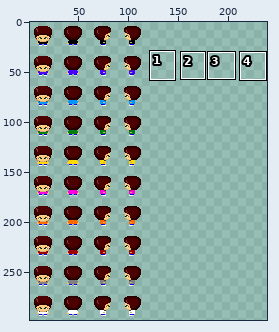
File history of a sprite sheet, app/static/charsheet.png. The picture above shows the old version from afar; the outline marks the close-up.
Close-up. As it was:
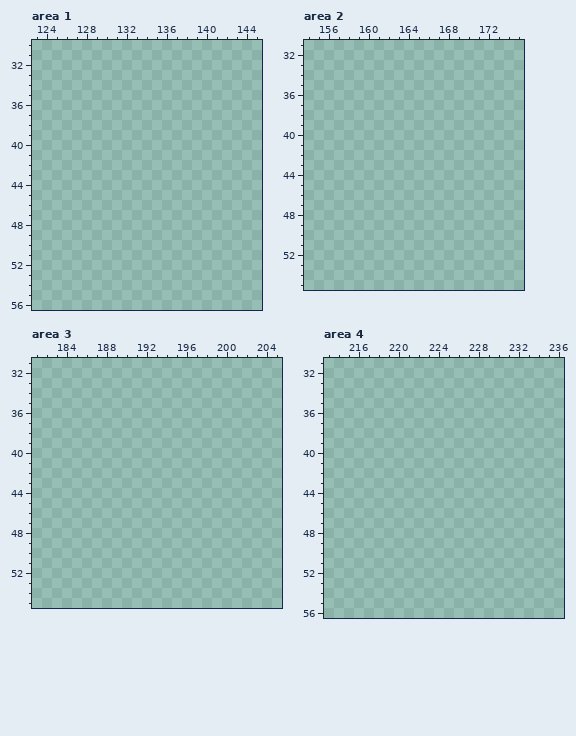
The file is 240x300 pixels. Colours within 5 levels of each other are drawn and written as one. Shown: area 1: x 123..145, y 30..56; area 2: x 154..175, y 31..55; area 3: x 181..205, y 31..55; area 4: x 213..236, y 31..56. The wide view leaves out empty margins. The commit also changed other parts of the picture, which this record leaves out.
The same view after the edit:
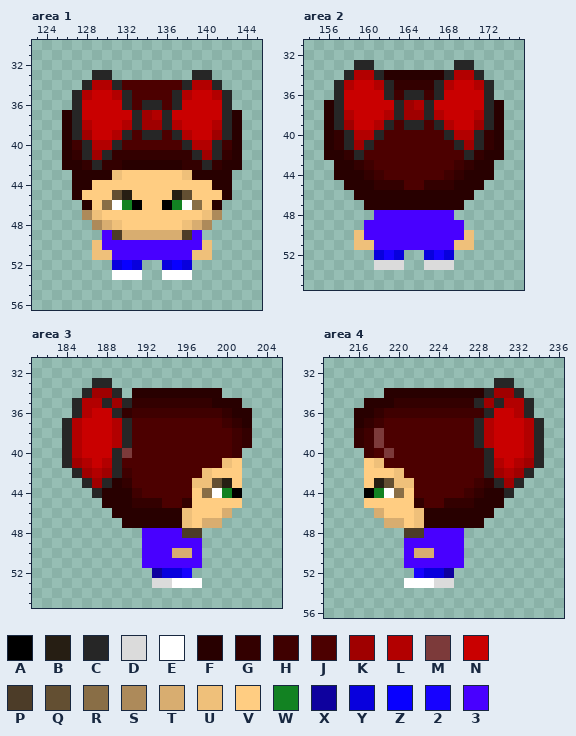
Palette (. is transparent): A #000000  B #261e13  C #262626  D #dbdbdb  E #ffffff  F #280000  G #330000  H #3f0000  J #4c0000  K #9f0000  L #b20000  M #7c3a3a  N #c90000  P #4c3c28  Q #634f32  R #896e46  S #ad8a5a  T #d8ad70  U #efc07a  V #ffcd82  W #128222  X #0e019e  Y #0800dd  Z #0800ff  2 #1702ff  3 #4800ff
Difference:
Changed rows in their new state; - is an unchanged pixel.
Area 1:
first column x 126:
33 ---CC--------CC---
34 --CLLCJJJJJJCLLC--
35 -CLNNLCJJJJCLNNLC-
36 -CNNNNCJCCJCNNNNC-
37 FCNNNNNCKLCNNNNNCF
38 FCLNNNLCKKCLNNNLCF
39 FCKNNLCJCCJCLNNKCF
40 FHCLLCJJJJJJCLLCHF
41 FGCKCGGGGGGGGCKCGF
42 FFGCGGFFFFFFGGCGFF
43 -FFFFUVVVVVVUFFFF-
44 -FFVVVVVVVVVVVVFF-
45 -FVVVQBVVVVBQVVVF-
46 --FVREWAVVAWERVF--
47 --SUVVVVVVVVVVUS--
48 ---STUVVVVVVUTS---
49 ----3PTTTTTTP3----
50 ---U3333333333U---
51 ---UU33333333UU---
52 -----YZY--YZY-----
53 -----EEE--EEE-----
Area 2:
first column x 156:
33 ---CC--------CC---
34 --CLLCFFFFFFCLLC--
35 -CLNNLCGGGGCLNNLC-
36 -CNNNNCHCCHCNNNNC-
37 FCNNNNNCKLCNNNNNCF
38 FCLNNNLCKKCLNNNLCF
39 FCKNNLCJCCJCLNNKCF
40 FGCLLCJJJJJJCLLCGF
41 FGCKCJJJJJJJJCKCGF
42 FFGCJJJJJJJJJJCGFF
43 -FFGHJJJJJJJJHGFF-
44 -FFFGHJJJJJJHGFFF-
45 --FFFGGGJJGGGFFF--
46 ---FFFFFFFFFFFF---
47 ----FFFFFFFFFF----
48 -----33333333-----
49 ----3333333333----
50 ---U3333333333U---
51 ---UU33333333UU---
52 -----Y2Y--Y2Y-----
53 -----DDD--DDD-----
Area 3:
first column x 184:
33 ---CC--------------
34 --CKKC-FFFFFFFFF---
35 -CLLCKCGGGGGGGGFFF-
36 -CLNNCGHHHHHHHHHGFF
37 CLNNNLCJJJJJJJJJHGF
38 CLNNNLCJJJJJJJJJJHG
39 CLNNNLCJJJJJJJJJJHG
40 CLNNNCMJJJJJJJJJJH-
41 CKLNLCJJJJJJJJJJUV-
42 -CKLKCHJJJJJJJUVVV-
43 --CKCFGJJJJJJUUQBV-
44 ---CFFFHJJJJJVREWA-
45 ----FFFGGGJJGVVVVV-
46 -----FFFFFFFUVVVT--
47 ------FFFFFFUVTT---
48 --------3333PP-----
49 --------333333-----
50 --------333TT3-----
51 --------333333-----
52 ---------XYY2------
53 ---------DDEEE-----
Area 4:
first column x 216:
33 --------------CC---
34 ---FFFFFFFFFFCKKC--
35 -FFFGGGGGGGGCKCLLC-
36 FFGHHHHHHHHHHCNNLC-
37 FGHJJJJJJJJJCLNNNLC
38 GHMJJJJJJJJJCLNNNLC
39 GHMJJJJJJJJJCLNNNLC
40 -HJMJJJJJJJJJCNNNLC
41 -VUJJJJJJJJJJCLNLKC
42 -VVVUJJJJJJJJCKLKC-
43 -VBQUUJJJJJJHGCKC--
44 -AWERVJJJJJHGFFC---
45 -VVVVVGJJGGGFFF----
46 --TVVVUFFFFFFF-----
47 ---TTVUFFFFFF------
48 -----PP3333--------
49 -----333333--------
50 -----3TT333--------
51 -----333333--------
52 ------2YYX---------
53 -----EEEDD---------
Pixel boxes of the changes (left, top, right, bottom) in both close-ups:
added: (62, 70, 242, 280)
added: (324, 60, 504, 270)
added: (62, 378, 252, 588)
added: (354, 378, 544, 588)
